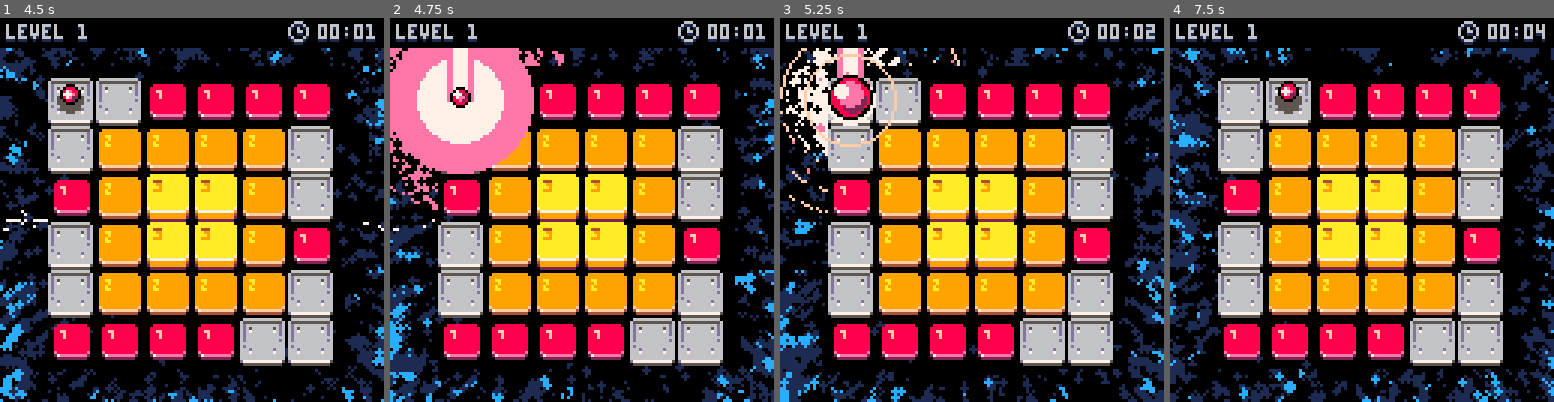
Above: before the commit, frames 1-4 (left to right).
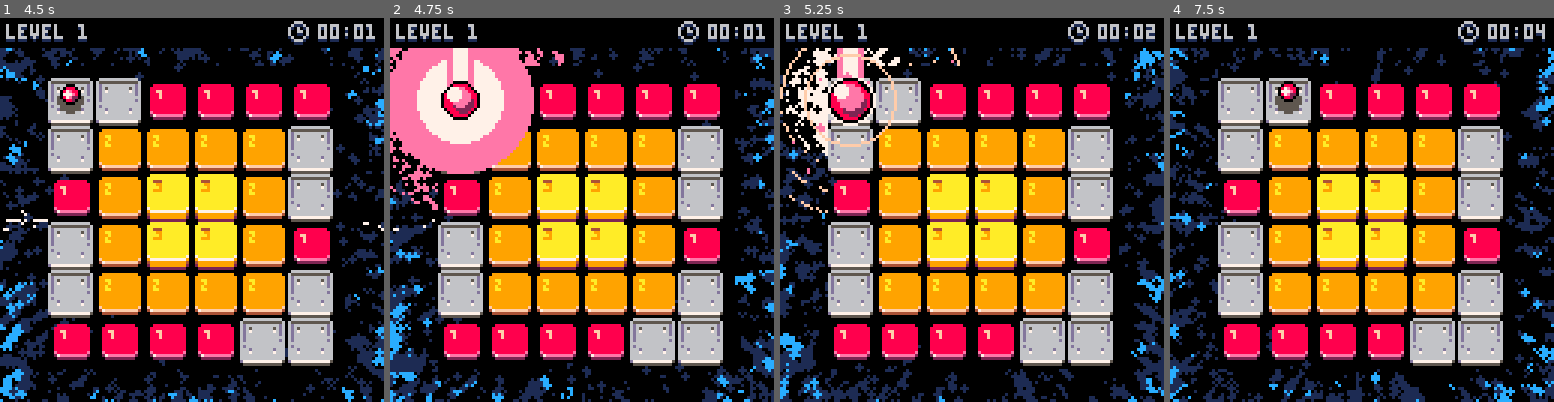
Above: after the commit, the same moments.

Repository: praghus/pico8
Game: PICO-8 cartridge carts/blob.p8
Same seed, same stepped clock (60 frames per second), same inputs: the game is played once before the commit and once after it.
Inputs:
- Up to frame 1 (4.5 s): tap X (X key) at 0.33, 1.07, 1.85, 2.97, 4.08 s; tap O (Z key) at 0.7, 1.7, 2.1, 2.5, 2.9, 3.3, 3.7, 4.1 s; hold Right 1.6-2.1 s; hold Up 2.15-2.42 s; hold Right 2.47-3.03 s; hold Left 3.08-3.58 s; hold Down 3.63-3.97 s; hold Right from 4.02 s (still down)
- Up to frame 2 (4.75 s): tap O (Z key) at 4.5 s; release Right at 4.68 s; hold Up from 4.73 s (still down)
- Up to frame 3 (5.25 s): tap O (Z key) at 4.9 s; release Up at 5.03 s; hold Left from 5.08 s (still down); tap X (X key) at 5.2 s
- Up to frame 4 (7.5 s): tap O (Z key) every 0.4 s from 5.3 to 7.3 s; release Left at 5.68 s; hold Down 5.73-6.03 s; hold Right 6.08-6.58 s; tap X (X key) at 6.32, 7.43 s; hold Right 6.63-7.13 s; hold Up 7.18-7.45 s

Frame 1 is identical in both runs. In frame 2, 0.7% of the frame differs, in the area x 13-24%, y 16-27%; in frame 3, 9.7%; in frame 4, 15%, in the area x 0-100%, y 7-100%.

Commit message:
Refactor

Diff:
--- a/carts/blob.p8
+++ b/carts/blob.p8
@@ -29,9 +29,8 @@
     [3] = { 0, 1, 3, 1, 3, 11 },
     [4] = { 0, 1, 2, 1, 2, 14 }
 }
-
-tile_meta = {
-    -- teleport / special tiles
+-- teleport / special tiles
+teleport_tile_meta = {
     [7] = { debris = { 11, 3 }, anim_base = 96, offset = { 0, -2 } }, -- up
     [8] = { debris = { 11, 3 }, anim_base = 64, offset = { 2, 0 } }, -- right
     [9] = { debris = { 11, 3 }, anim_base = 112, offset = { 0, 2 } }, -- down
@@ -246,8 +245,8 @@
                         sfx(11)
                     end
                 else
-                    local meta = tile_meta[tile]
-                    local off = meta and meta.offset
+                    local teleport = teleport_tile_meta[tile]
+                    local off = teleport and teleport.offset
                     if off then
                         Map:hit_tile(p.grid_x, p.grid_y)
                         local nx2 = p.grid_x + off[1]
@@ -338,26 +337,22 @@
     local p = self
     local px, py = p:get_screen_pos()
     local s = ball_render_size(p)
-    local ball_y = py + (p.offset_y or 0) - s / 2
-    local spawning_active = p and (p.spawning or (p.spawn_flash and p.spawn_flash > 0))
+    local offset_y = p.offset_y or 0
+    local ball_y = py + offset_y - s / 2
+    local spawning_active = p.spawning or (p.spawn_flash and p.spawn_flash > 0)
+    local dur = p.spawn_duration or 0.6
     local spawn_prog = 1
-
-    if not p.falling then
-        local tile = Map:get(p.grid_x, p.grid_y)
-        if tile ~= 0 and (p.w or 0) <= 7 then
-            circfill(p.grid_x * Map.tile_size + 7, p.grid_y * Map.tile_size + 11, 4, 5)
-        end
-    end
-
+    local s_draw = s * spawn_prog
+
+    if spawning_active then spawn_prog = mid(0, (p.spawn_timer or 0) / dur, 1) end
+
+    -- spawn visuals (light, beam, flash)
     if spawning_active then
+        local beam_visible = p.beam_visible or ((p.beam_frac or 0.15) * dur)
         local spawn_timer = p.spawn_timer or 0
-        local dur = p.spawn_duration or 0.6
-        spawn_prog = mid(0, spawn_timer / dur, 1)
-
-        local beam_visible = p.beam_visible or ((p.beam_frac or 0.3) * dur)
         local show_beam = spawn_timer < beam_visible or (p.spawn_flash and p.spawn_flash > 0)
-        local light_r_max = 40
-        local light_r = light_r_max * (1 - spawn_prog)
+        local light_r = 40 * (1 - spawn_prog)
+
         if light_r > 1 then
             local lr1 = flr(light_r)
             circfill(px, py, lr1, 14)
@@ -387,9 +382,20 @@
                 end
             end
         end
-    end
-
-    local s_draw = s * spawn_prog
+
+        s_draw = s
+        ball_y = py
+    end
+
+    -- draw small platform/shadow when on a tile
+    if not p.falling then
+        local tile = Map:get(p.grid_x, p.grid_y)
+        if tile ~= 0 and (p.w or 0) <= 7 then
+            local tile_px = p.grid_x * Map.tile_size + 7
+            local tile_py = p.grid_y * Map.tile_size + 11
+            circfill(tile_px, tile_py, 4, 5)
+        end
+    end
 
     if s_draw > 0.5 then
         local highlight_size = max(1.5, s_draw * 0.45)
@@ -524,24 +530,110 @@
 Camera = {
     x = 0,
     y = 0,
+    target_x = 0,
+    target_y = 0,
     shake_timer = 0,
-    shake_intensity = 0
+    shake_intensity = 0,
+    left_margin = 24,
+    right_margin = 128 - 24,
+    top_margin = 24,
+    bottom_margin = 128 - 24,
+    max_nudge = 48,
+    follow_speed = 0.08,
+    center_speed = 0.3
 }
 
 function Camera:reset()
     self.x, self.y = 0, 0
+    self.target_x, self.target_y = 0, 0
+    self:cancel_shake()
+    self.locked_to_center = false
+end
+
+function Camera:set_target(tx, ty)
+    self.target_x = tx or 0
+    self.target_y = ty or 0
+end
+
+function Camera:should_follow_player()
+    return Game.game_state == "playing" and Game:should_render_player()
+end
+
+function Camera:damp_to_target(speed)
+    self.x = damp(self.target_x, self.x, speed)
+    self.y = damp(self.target_y, self.y, speed)
+    if abs(self.x - self.target_x) < 0.25 then self.x = self.target_x end
+    if abs(self.y - self.target_y) < 0.25 then self.y = self.target_y end
+end
+
+function Camera:compute_target_from_player()
+    if self.locked_to_center then
+        if Game.player then
+            local gx, gy = Game.player.grid_x, Game.player.grid_y
+            if gx < 0 or gx >= Map.width or gy < 0 or gy >= Map.height or Game.player.falling then
+                self.locked_to_center = false
+            else
+                return
+            end
+        else
+            return
+        end
+    end
+
+    if Game.level_transition or not Game.player then
+        self:set_target(0, 0)
+        return
+    end
+
+    local on_left = (Game.player.grid_x == 0)
+    local on_right = (Game.player.grid_x == Map.width - 1)
+    local on_top = (Game.player.grid_y == 0)
+    local on_bottom = (Game.player.grid_y == Map.height - 1)
+
+    if on_left or on_right or on_top or on_bottom then
+        local px, py = tile_to_px(Game.player.grid_x, Game.player.grid_y)
+        local tx = self.target_x
+        local ty = self.target_y
+
+        if on_left then
+            tx = px - self.left_margin
+        elseif on_right then
+            tx = px - self.right_margin
+        end
+
+        if on_top then
+            ty = py - self.top_margin
+        elseif on_bottom then
+            ty = py - self.bottom_margin
+        end
+
+        tx = clamp(tx, -self.max_nudge, self.max_nudge)
+        ty = clamp(ty, -self.max_nudge, self.max_nudge)
+
+        self:set_target(tx, ty)
+    else
+        self:set_target(0, 0)
+    end
 end
 
 function Camera:center(offset_y)
-    self.x = damp(0, self.x, 0.2)
-    self.y = damp(offset_y or 0, self.y, 0.2)
-    if abs(self.x) < 0.25 then self.x = 0 end
-    if abs(self.y) < 0.25 then self.y = 0 end
+    local center_x = 0
+    local center_y = -(offset_y or 0)
+
+    self:cancel_shake()
+    self.locked_to_center = true
+    self:set_target(center_x, center_y)
+    self:damp_to_target(self.center_speed)
 end
 
 function Camera:trigger_shake()
     self.shake_timer = 6
     self.shake_intensity = 2
+end
+
+function Camera:cancel_shake()
+    self.shake_timer = 0
+    self.shake_intensity = 0
 end
 
 function Camera:get_shake()
@@ -554,56 +646,13 @@
 end
 
 function Camera:update()
-    local target_x = self.x
-    local target_y = self.y
-
     if self.shake_timer > 0 then
         self.shake_timer -= 1
     end
-
-    if not Game.level_transition and Game.player then
-        local on_left = (Game.player.grid_x == 0)
-        local on_right = (Game.player.grid_x == Map.width - 1)
-        local on_top = (Game.player.grid_y == 0)
-        local on_bottom = (Game.player.grid_y == Map.height - 1)
-
-        if on_left or on_right or on_top or on_bottom then
-            local px, py = tile_to_px(Game.player.grid_x, Game.player.grid_y)
-            local left_margin = 24
-            local right_margin = 128 - 24
-            local top_margin = 24
-            local bottom_margin = 128 - 24
-
-            if on_left then
-                target_x = px - left_margin
-            elseif on_right then
-                target_x = px - right_margin
-            end
-
-            if on_top then
-                target_y = py - top_margin
-            elseif on_bottom then
-                target_y = py - bottom_margin
-            end
-
-            local max_nudge = 48
-            target_x = clamp(target_x, -max_nudge, max_nudge)
-            target_y = clamp(target_y, -max_nudge, max_nudge)
-        else
-            target_x = 0
-            target_y = 0
-        end
-    else
-        target_x = 0
-        target_y = 0
-    end
-
-    local follow_speed = 0.08
-    self.x = damp(target_x, self.x, follow_speed)
-    self.y = damp(target_y, self.y, follow_speed)
-
-    if abs(self.x - target_x) < 0.25 then self.x = target_x end
-    if abs(self.y - target_y) < 0.25 then self.y = target_y end
+    if self:should_follow_player() then
+        self:compute_target_from_player()
+    end
+    self:damp_to_target(self.follow_speed)
 end
 
 -->8
@@ -900,7 +949,7 @@
     elseif Game.game_state == "won" then
         rectfill(0, 50, 128, 70, 0)
         print_centered("all levels complete!", 54, 11)
-        print_centered("press \x97 to restart", 62, 7)
+        print_centered("press \x97 to restart", 60, 7)
     elseif Game.game_state == "lost" then
         rectfill(0, 0, 128, 8, 1)
         print_centered("press \x8e+<> to level skip", 2, 6, 0)
@@ -1286,6 +1335,7 @@
         self:update_lost_state()
     end
     UIManager:update_common_effects()
+    Camera:update()
 end
 
 function Game:draw()
@@ -1320,8 +1370,7 @@
 end
 
 function Game:update_playing_state()
-    if not self.player then return end
-    if self.level_transition then return end
+    if not self.player or self.level_transition then return end
 
     if self.level_cleared then
         self.level_cleared_timer += 1 / 30
@@ -1334,13 +1383,11 @@
     self.level_time += 1 / 30
 
     if self.player then self.player:update() end
-
-    Camera:update()
 end
 
 function Game:update_lost_state()
     if not self.level_transition then
-        Camera:center(-14)
+        Camera:center(14)
     end
 
     if btnp(5) then self:reset_level(self.current_level) end
@@ -1673,7 +1720,7 @@
 
 function Map:hit_tile(x, y)
     local tile = self:get(x, y)
-    local teleport = tile_meta[tile]
+    local teleport = teleport_tile_meta[tile]
 
     if teleport then
         self:handle_teleport(x, y, teleport.debris)
@@ -1771,15 +1818,13 @@
     local world_py = py - Camera.y
 
     local tileid = f.tile or 0
-    local meta = tile_meta[tileid]
-    local col1 = (meta and meta.debris and meta.debris[1]) or 8
-    local col2 = (meta and meta.debris and meta.debris[2]) or col1
+    local teleport = teleport_tile_meta[tileid]
+    local col1 = (teleport and teleport.debris and teleport.debris[1]) or 8
+    local col2 = (teleport and teleport.debris and teleport.debris[2]) or col1
 
     ParticleSystem:create_debris_particles(world_px, world_py, col1, col2)
     Map:check_level_completion()
 end
-
----------------------------------------------------------------
 
 -->8
 -- HELPERS AND UTILS
@@ -1810,9 +1855,9 @@
 
 function get_teleport_anim_sprite(tile)
     local anim_frame = flr((Game.t * 24) % 6)
-    local meta = tile_meta[tile]
-    if meta and meta.anim_base then
-        return meta.anim_base + anim_frame
+    local teleport = teleport_tile_meta[tile]
+    if teleport and teleport.anim_base then
+        return teleport.anim_base + anim_frame
     end
     return 0
 end
Not shown, changed: the thumbnail (__label__) section of carts/blob.p8
